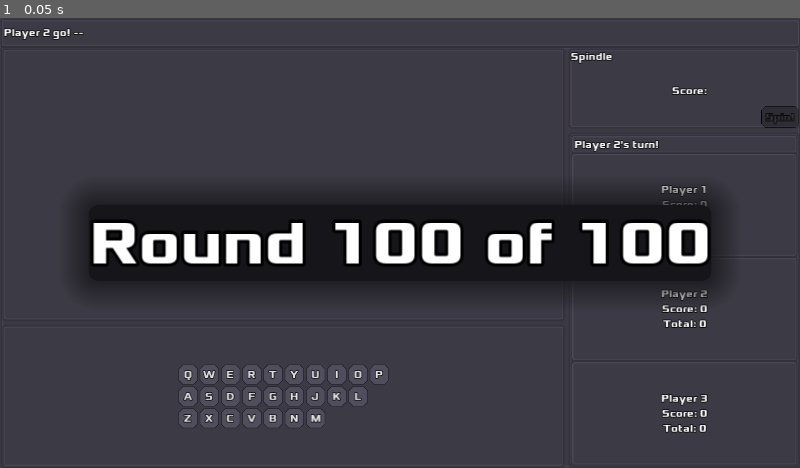
Above: before the commit, frame 1.
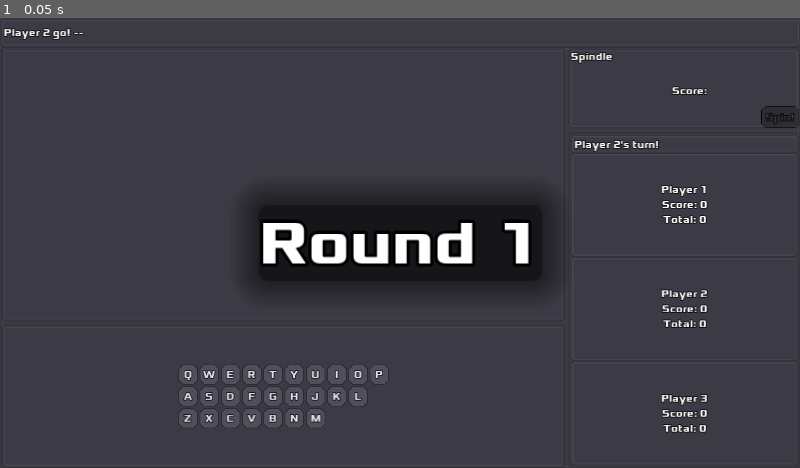
Above: after the commit, the same moment.

Repository: zacryol/spindle-of-serendipity
Game: Godot game, scene res://game/GamePanel.tscn
The game is run twice, just before and just after one commit, with the same random seed, the same clock (stepped at 60 frames per second) and the same inputs. This scene is started directly instead of the project's main scene.
Inputs:
- Up to frame 1 (0.05 s): no input

The runs differ from the first frame. In frame 1, 10% of the frame differs, in the area x 10-91%, y 37-65%.
Error in both runs: Division By Zero in operator '%'. (res://system/singletons/EntryManager.gd:71)

Commit message:
RoundSign displays round number, and max, if applicable

Diff:
--- a/godot/game/GamePanel.gd
+++ b/godot/game/GamePanel.gd
@@ -23,6 +23,7 @@
 func start() -> void:
 	entry_display.set_display(EntryManager.get_random_entry())
 	round_num += 1
+	round_sign.new_round(round_num)
 	log_label.text = ""
 	players.start()
 	new_button.hide()
--- a/godot/game/RoundSign.gd
+++ b/godot/game/RoundSign.gd
@@ -12,5 +12,5 @@
 func new_round(num: int) -> void:
 	var show := message % str(num)
 	if GlobalVars.game_type == GlobalVars.Type.ROUNDS:
-		show += suffix % str(num)
+		show += suffix % str(GlobalVars.rounds)
 	label.text = show
